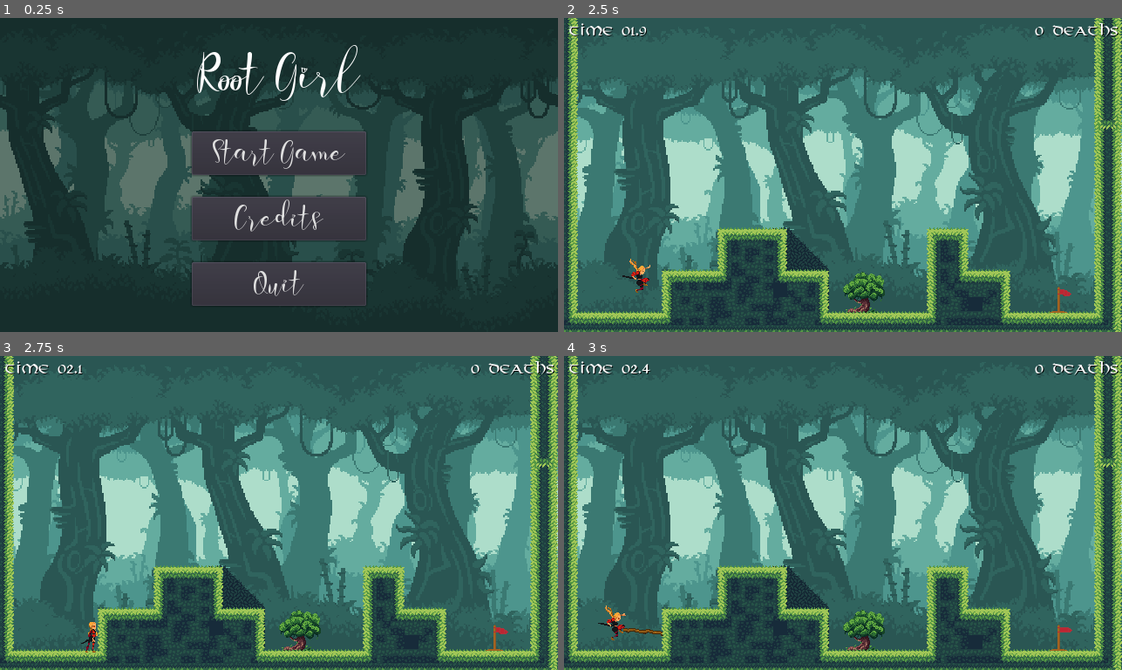
Above: before the commit, frames 1-4 (two rows, left to right).
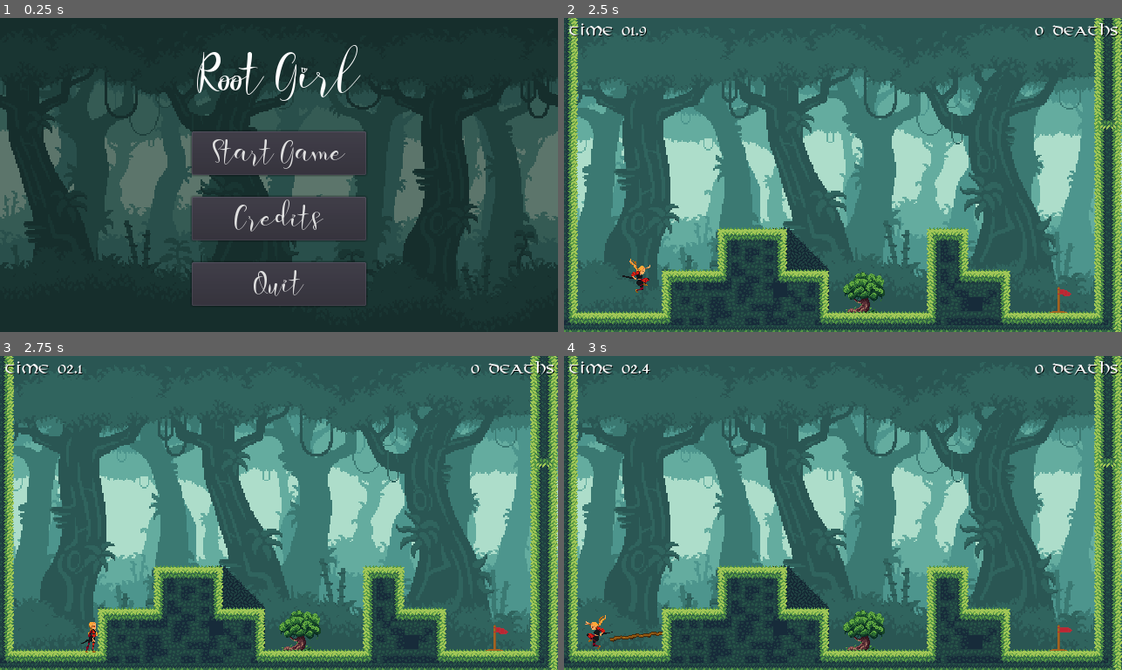
Above: after the commit, the same moments.

Repository: doofmars/root-girl
Game: Godot game, scene res://src/game.tscn
The game is run twice, just before and just after one commit, with the same random seed, the same clock (stepped at 60 frames per second) and the same inputs. Sound files missing from this copy of the repository are replaced by a short silence.
Inputs (mouse positions are in pixels of both pictures, inside the frame that each line leads up to):
- Up to frame 1 (0.25 s): no input
- Up to frame 2 (2.5 s): click "Start Game" at 0.5 s; tap Enter (ui_accept) at 1.25, 1.52, 2.27 s; move the mouse to (965, 159) at 1.27 s; press the mouse at (965, 159) at 1.28 s; hold Right (move_right) from 1.28 s (still down); move the mouse to (731, 190) at 2.02 s; release the mouse at (731, 190) at 2.03 s; click (731, 190) at 2.1 s
- Up to frame 3 (2.75 s): keep holding Right (move_right)
- Up to frame 4 (3 s): move the mouse to (898, 443) at 2.77 s; release Right (move_right) at 2.78 s; press the mouse at (898, 443) at 2.78 s; hold Left (move_left) from 2.78 s (still down)

Frames 1-3 are identical in both runs. In frame 4, 0.5% of the frame differs, in the area x 3-18%, y 79-94%.

Commit message:
Fix wall-glitching

Diff:
--- a/src/objects/RootHandle.tscn
+++ b/src/objects/RootHandle.tscn
@@ -6,8 +6,8 @@
 [sub_resource type="CircleShape2D" id=1]
 
 [node name="RootHandle" type="RigidBody2D"]
-collision_layer = 0
-collision_mask = 0
+collision_layer = 4
+collision_mask = 4
 gravity_scale = 4.0
 script = ExtResource( 2 )
 
